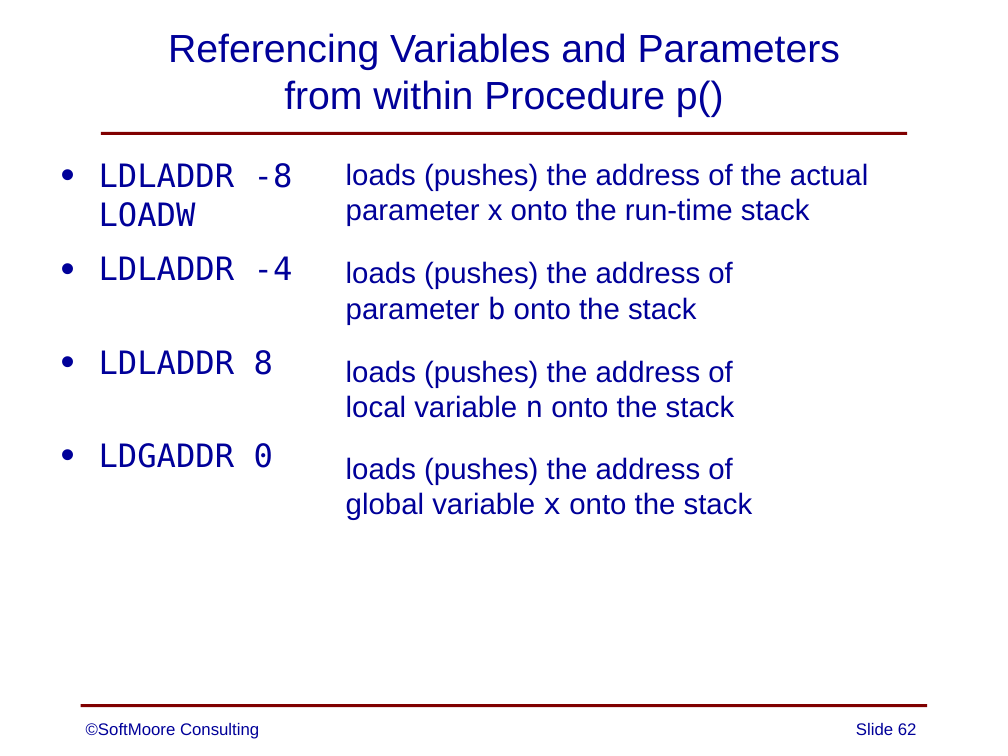
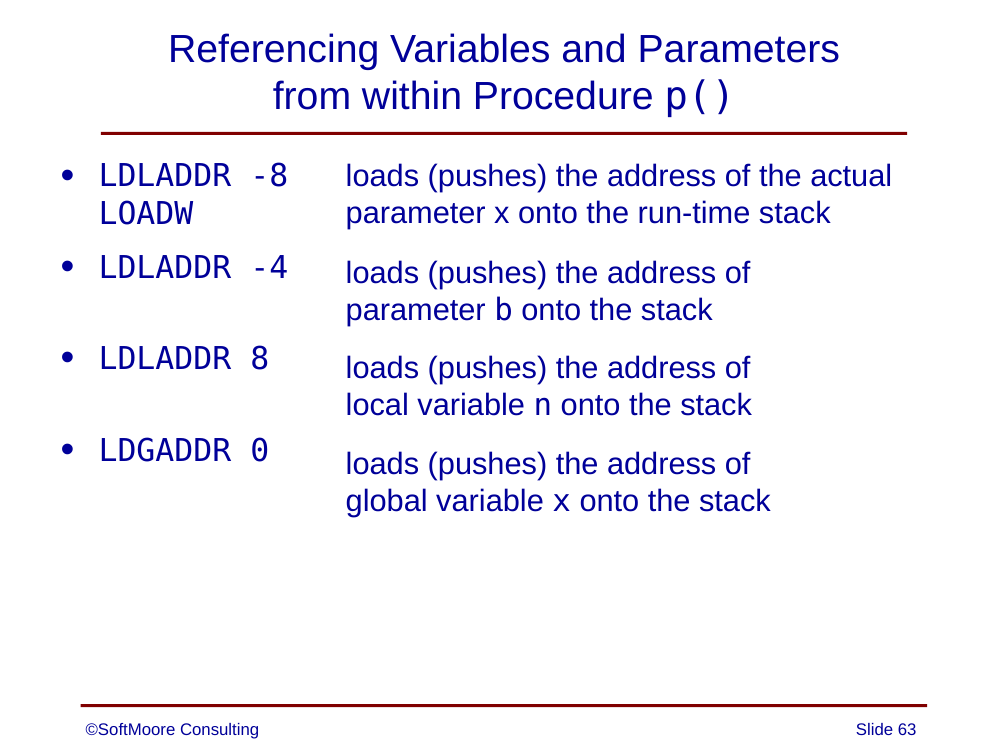
Before and after one commit to SoftMoore/CPRL-Kt-2nd, a slide deck: slide 63 of PowerPoints/13 - Subprograms.pptx (slide 62 before the commit). Drawn at 1008x756 pixels with LibreOffice and Linux fonts; fonts in the diff are those of the drawing. Boxes give left, top, right and bottom in pixels: in the first picture for what was removed or moved away, otherwise in the second. Text is boxed around its words. In the diff, an @@ line names an element or a change of style, - is before the commit and + after.

Commit message:
added new slide on the relative address of a function

```diff
--- a/PowerPoints/13 - Subprograms.pptx
+++ b/PowerPoints/13 - Subprograms.pptx
@@ title "Referencing Variables and Parameters from ..." at box(168, 33, 840, 117): font Arial to DejaVu Sans Mono in "p()" @@
@@ text "LDLADDR -8 LOADW" at box(99, 162, 288, 462): size 23 to 22.5 pt @@
@@ size 21 to 22 pt in 4 elements at box(346, 260, 751, 325), box(346, 163, 892, 229), box(346, 355, 752, 416), box(346, 451, 771, 517) @@
@@ page number at box(856, 723, 917, 735): text changed @@
-Slide 62
+Slide 63
```
Also in this commit, not shown: 8 other slides changed, 1 slide added.
